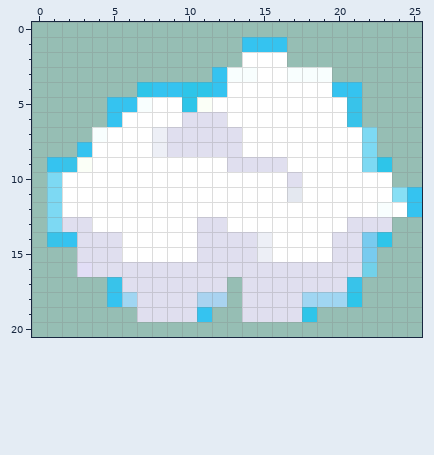
Pixel-art sprite, stored at public/img/10.png. The first picture shows the starting point.
The file is 104x84 pixels, drawn in blocks of 4x4; one block is one cell here. Colours within 5 levels of each other are drawn and written as one.
After:
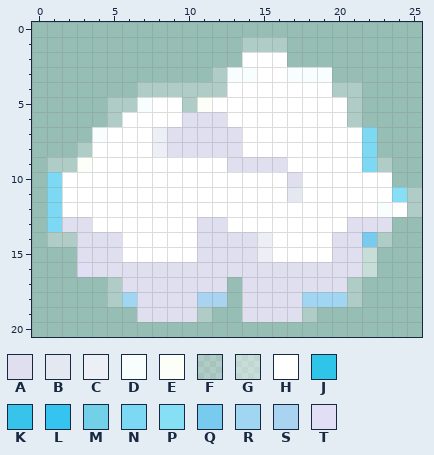
Palette (. is transparent): A #e0dfef  B #e4e8f0  C #edeff6  D #f8fefe  E #fbfff7  F #ffffff3c  G #ffffff78  H #ffffff  J #2ec5e9  K #38c3ea  L #35c3f0  M #72d1e9  N #7dd9f3  P #87dff5  Q #78cbef  R #a0d6f2  S #a9d3f0  T #e2def6
Diff:
y 1: x 14..16 LLL -> FFF
y 3: x 12 L -> F
y 4: x 7..12 JLLJJL -> FFFFFF; x 20..21 LL -> FF
y 5: x 5..6 LL -> FF; x 10 J -> F; x 21 K -> F
y 6: x 5 L -> F; x 21 K -> F
y 8: x 3 L -> F
y 9: x 1..2 LK -> FF; x 23 J -> F
y 11..12: x 25 L -> F
y 14: x 1..2 KL -> FF; x 23 J -> F
y 15: x 22 Q -> G
y 16: x 22 M -> G
y 17: x 5 K -> F; x 21 K -> F
y 18: x 5 L -> F; x 21 J -> F
y 19: x 11 L -> F; x 18 J -> F
